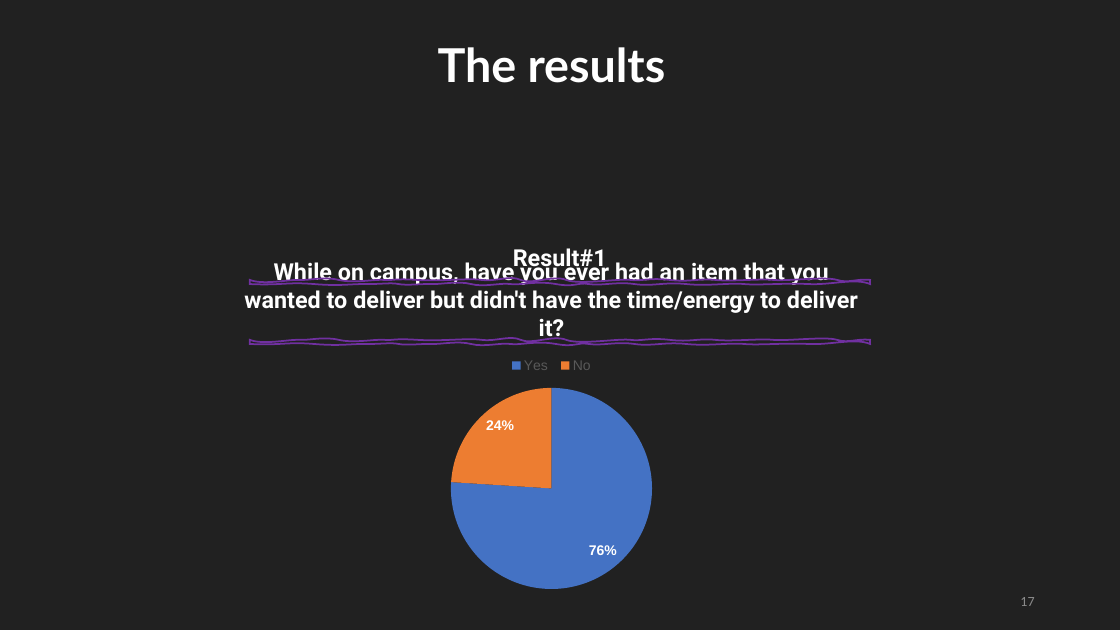
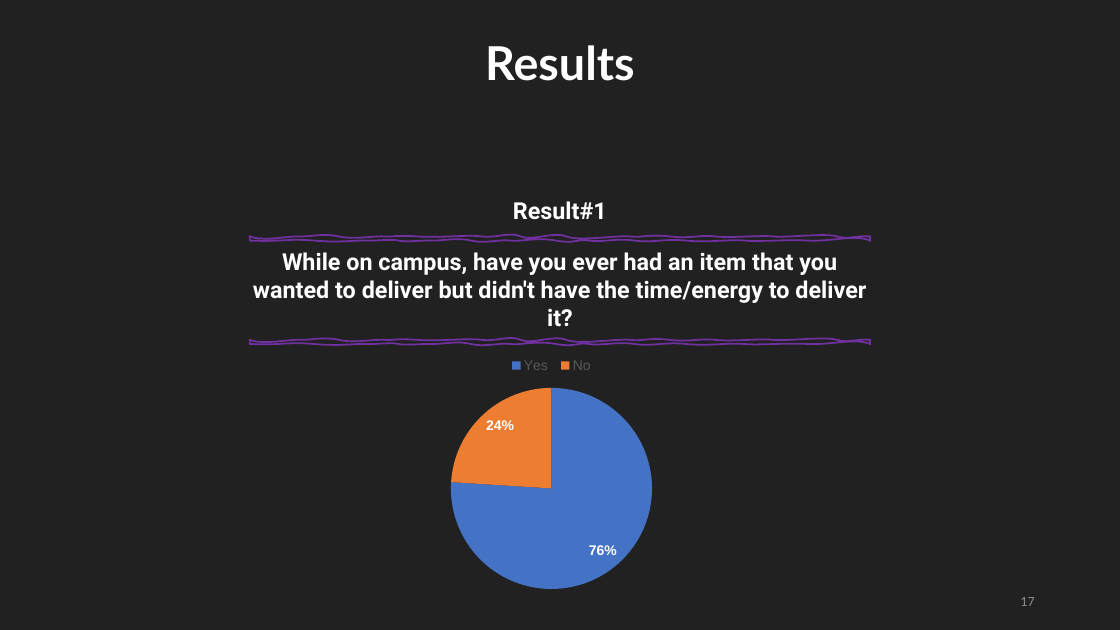
Before and after one commit to Mhd-Ghd/on-campus-delivery-robot, a slide deck: slide 17 of reports/report-2/Press#2.pptm. Drawn at 1120x630 pixels with LibreOffice and Linux fonts; fonts in the diff are those of the drawing. Boxes give left, top, right and bottom in pixels: in the first picture for what was removed or moved away, otherwise in the second. Text is boxed around its words. In the diff, an @@ line names an element or a change of style, - is before the commit and + after.

Commit message:
Suliman B&W, Canvas formatting, results formatting

```diff
--- a/reports/report-2/Press#2.pptm
+++ b/reports/report-2/Press#2.pptm
@@ text at (485,45,634,81): text changed @@
-The results
+Results
@@ text "Result#1" rewrapped from (513,248,607,273) to (513,201,607,220) @@
@@ freeform shape: place and size @@
-freeform shape at (250,280,870,284)
+freeform shape at (250,236,870,240)
@@ text "While on campus, have you ..." rewrapped from (244,259,858,341) to (253,252,866,326) @@
```
Also in this commit, not shown: 7 other slides changed.
